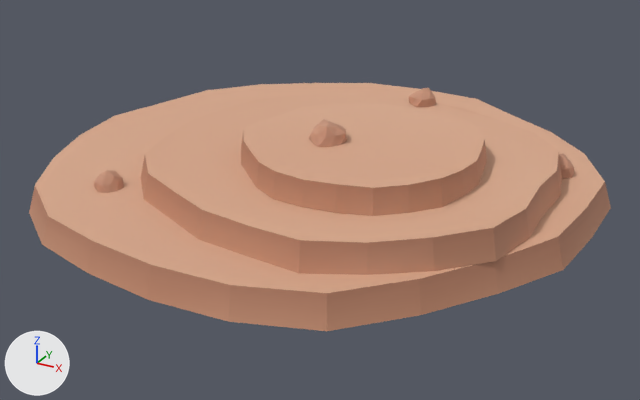
The glTF model apps/client/public/assets/slice/terrain_hills.glb, before and after one commit.
Camera for both pictures: a camera (50 mm lens) standing at (1.122, -2.067, 1.2) and looking at (0.008, -0.041, 0.187). Lighting does not change. The marker at lower left points along +X, +Y and +Z. The picture after the commit comes second.

Objects in the first picture: 'hills_b2', 'hills_b4', 'hills_t1', 'hills_t2', 'hills_t3' and 2 more.
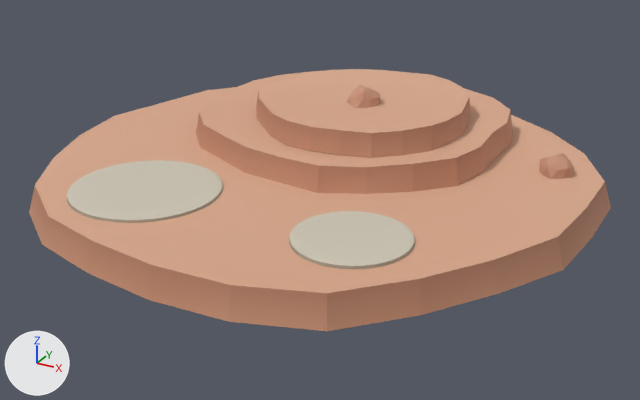
The change, as a list of edits to the scene's bpy script:
```text
Add mat_building:
    mat_building = bpy.data.materials.new('building')
    mat_building.use_nodes = True; mat_building.node_tree.nodes.clear()
    _N = mat_building.node_tree.nodes; _L = mat_building.node_tree.links
    n0 = _N.new('ShaderNodeBsdfPrincipled'); n0.name = 'Principled BSDF'
    n0.inputs[2].default_value = 0.65  # 'Roughness'
    n1 = _N.new('ShaderNodeOutputMaterial'); n1.name = 'Material Output'
    n2 = _N.new('ShaderNodeVertexColor'); n2.name = 'Color Attribute'
    _L.new(n0.outputs[0], n1.inputs[0])  # 'BSDF' to 'Surface'
    _L.new(n2.outputs[0], n0.inputs[0])  # 'Color' to 'Base Color'
Add me_pad_robber_hills_003:
    me_pad_robber_hills_003.from_pydata(...)  # 160 vertices, 316 faces; spans x -0.145..0.145, y -0.145..0.145, z -0.052..0.052
    me_pad_robber_hills_003.materials.append(mat_building)
Add me_pad_token_hills_003:
    me_pad_token_hills_003.from_pydata(...)  # 160 vertices, 316 faces; spans x -0.2..0.2, y -0.2..0.2, z -0.052..0.052
    me_pad_token_hills_003.materials.append(mat_building)
Change ob_hills_t2:
    ob_hills_t2.location: (0.128, -0.075, 0.22) -> (-0.026, 0.246, 0.22)
    ob_hills_t2.scale: (1.0, 1.0, 1.0) -> (0.855, 0.855, 1.0)
Change ob_hills_t3:
    ob_hills_t3.location: (0.187, -0.134, 0.22) -> (0.024, 0.196, 0.22)
Remove ob_hills_b2:
    ob_hills_b2 = bpy.data.objects.new('hills_b2', me_hills_b2)
    ob_hills_b2.location = (-0.4, -0.45, 0.295)
Change ob_hills_b4:
    ob_hills_b4.location: (0.11, -0.18, 0.43) -> (0.05, 0.15, 0.428)
Add ob_pad_robber_hills:
    ob_pad_robber_hills = bpy.data.objects.new('pad_robber_hills', me_pad_robber_hills_003)
    ob_pad_robber_hills.location = (0.3, -0.42, 0.252)
Add ob_pad_token_hills:
    ob_pad_token_hills = bpy.data.objects.new('pad_token_hills', me_pad_token_hills_003)
    ob_pad_token_hills.location = (-0.3, -0.42, 0.252)
```

What differs and where, as boxes (x1, y1, x2, y2) in the pictures (640 x 400 px):
'hills_t2', moved, rescaled (25% narrower, 33% shorter): before (141, 92, 562, 275); after (196, 71, 513, 194)
'hills_t3', moved: before (241, 103, 487, 216); after (256, 69, 471, 158)
'pad_token_hills', added: after (67, 160, 223, 223)
'pad_robber_hills', added: after (289, 211, 415, 269)
'hills_b4', moved: before (308, 119, 347, 147); after (347, 85, 381, 108)
'hills_b2', deleted (brown): before (94, 170, 124, 193)
